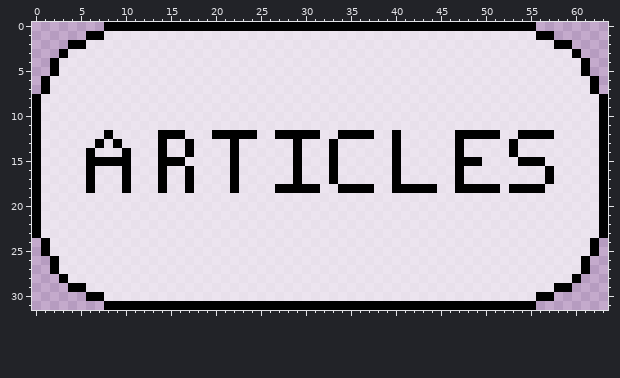
Pixel-art file, stored at Jumper Sprites/ArticlesButton.ase. Above: the version before the commit.
64x32 pixels, 1 frame.
And afterwards:
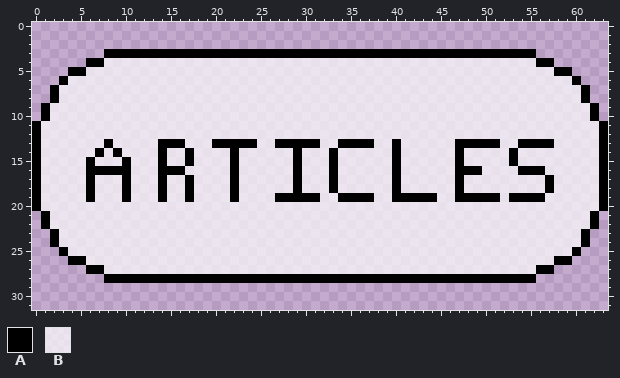
Palette (. is transparent): A #000000  B #ffffffaf
Edits made:
Changed rows in their new state; - is an unchanged pixel.
first column x 0:
 0 --------................................................--------
 1 ------....................................................------
 2 ----........................................................----
 3 ---.....AAAAAAAAAAAAAAAAAAAAAAAAAAAAAAAAAAAAAAAAAAAAAAAA.....---
 4 --....AA------------------------------------------------AA....--
 5 --..AA----------------------------------------------------AA..--
 6 -..A--------------------------------------------------------A..-
 7 -.A----------------------------------------------------------A.-
 8 ..A----------------------------------------------------------A..
 9 .A------------------------------------------------------------A.
10 .A------------------------------------------------------------A.
12 --------B-----BBB---BBBBB--BBBBB--BBBB--B------BBBBB--BBBB------
13 -------BAB-----AAB--AA-AA--AA-AA-BAAAA----------AAAA-BAAAA------
14 ------BA-AB-----------------------------------------------------
15 -------BBB-----BBA------------------------------BB---ABBB-------
16 -------AAA-----AAB------------------------------AA----AAAB------
18 ---------------------------BB-BB-ABBBB---BBBB---BBBB-BBBBA------
19 ------A---A---A--A----A----AAAAA--AAAA--AAAAA--AAAAA-AAAA-------
21 .A------------------------------------------------------------A.
22 .A------------------------------------------------------------A.
23 ..A----------------------------------------------------------A..
24 -.A----------------------------------------------------------A.-
25 -..A--------------------------------------------------------A..-
26 --..AA----------------------------------------------------AA..--
27 --....AA------------------------------------------------AA....--
28 ---.....AAAAAAAAAAAAAAAAAAAAAAAAAAAAAAAAAAAAAAAAAAAAAAAA.....---
29 ----........................................................----
30 ------....................................................------
31 --------................................................--------
Boxes around the changes in both pictures, in picture pixels (x1, y1, x2, y2):
changed: (32, 22, 608, 310)
